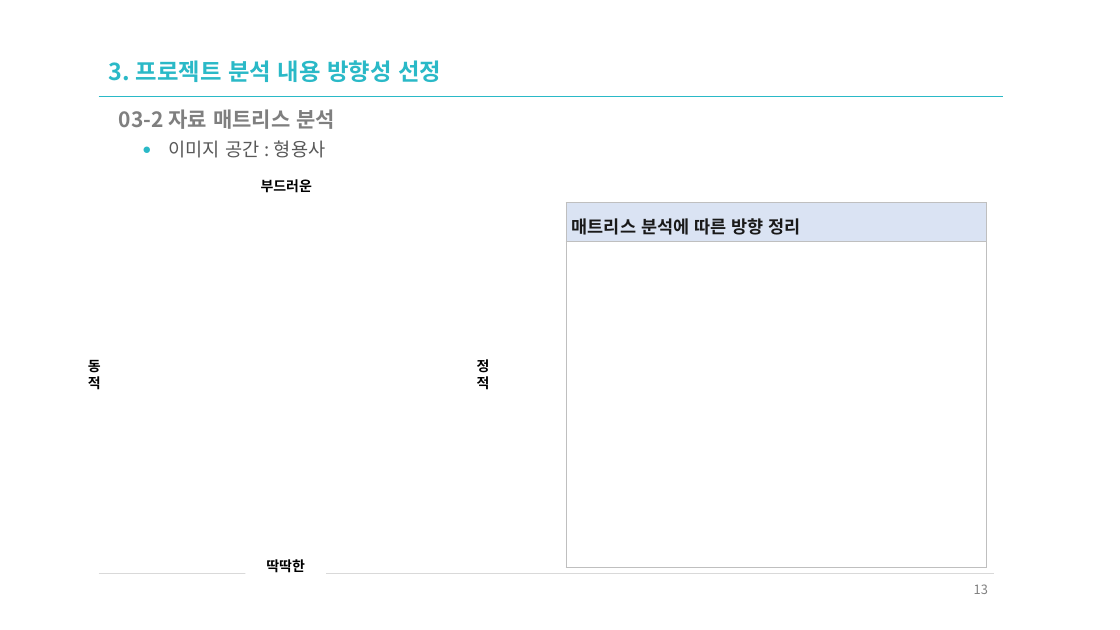
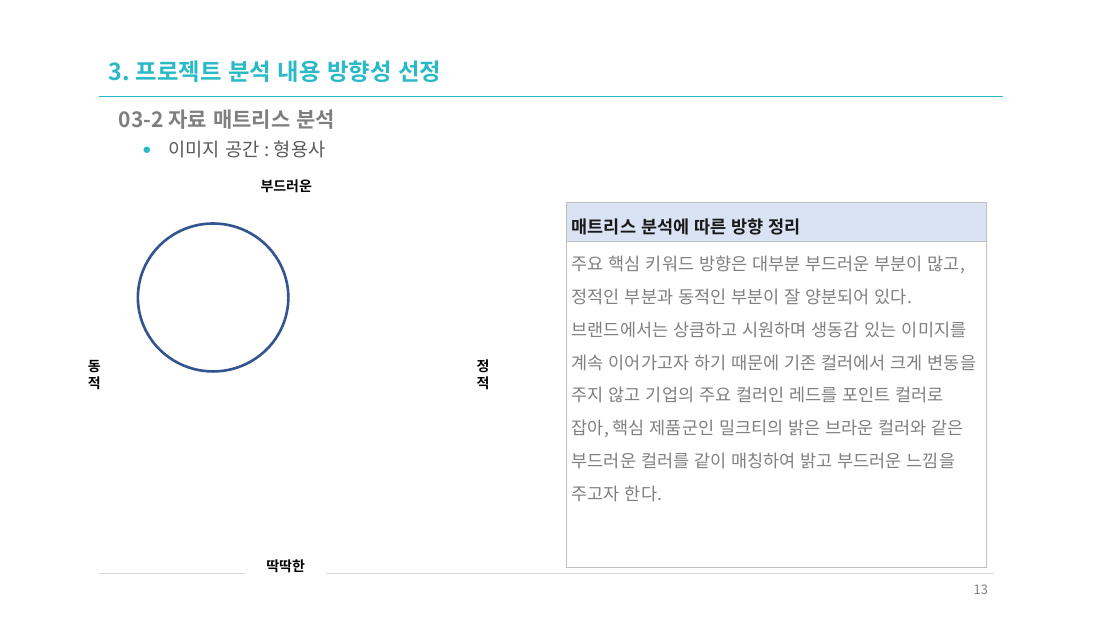
Before and after one commit to sakang07/Front-end_Study, a slide deck: slide 13 of n_01_UIUX요구분석_공차.pptx. Drawn at 1120x630 pixels with LibreOffice and Linux fonts; fonts in the diff are those of the drawing; background and template pictures are left out. Boxes give left, top, right and bottom in pixels: in the first picture for what was removed or moved away, otherwise in the second. Text is boxed around its words. In the diff, an @@ line names an element or a change of style, - is before the commit and + after.

```diff
--- a/n_01_UIUX요구분석_공차.pptx
+++ b/n_01_UIUX요구분석_공차.pptx
@@ table at (566, 202, 986, 567) @@
-row 2, column 1: 
+row 2, column 1: 주요 핵심 키워드 방향은 대부분 부드러운 부분이 많고, 정적인 부분과 동적인 부분이 잘 양분되어 있다. 브랜드에서는 상큼하고 시원하며 생동감 있는 이미지를 계속 이어가고자 하기 때문에 기존 컬러에서 크게 변동을 주지 않고 기업의 주요 컬러인 레드를 포인트 컬러로 잡아, 핵심 제품군인 밀크티의 밝은 브라운 컬러와 같은 부드러운 컬러를 같이 매칭하여 밝고 부드러운 느낌을 주고자 한다.
@@ ellipse added at (138, 223, 288, 371), outline #325491 2.25 pt @@
```
Also in this commit, not shown: 7 other slides changed, 8 other files.
